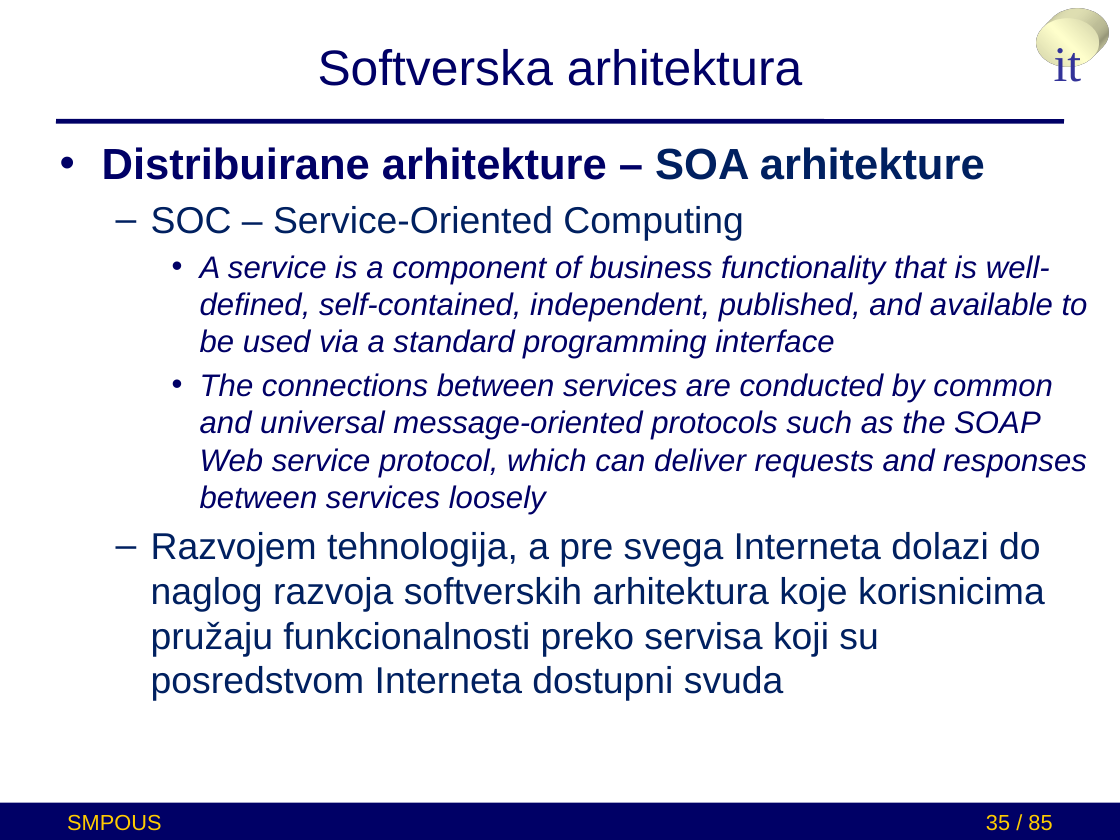
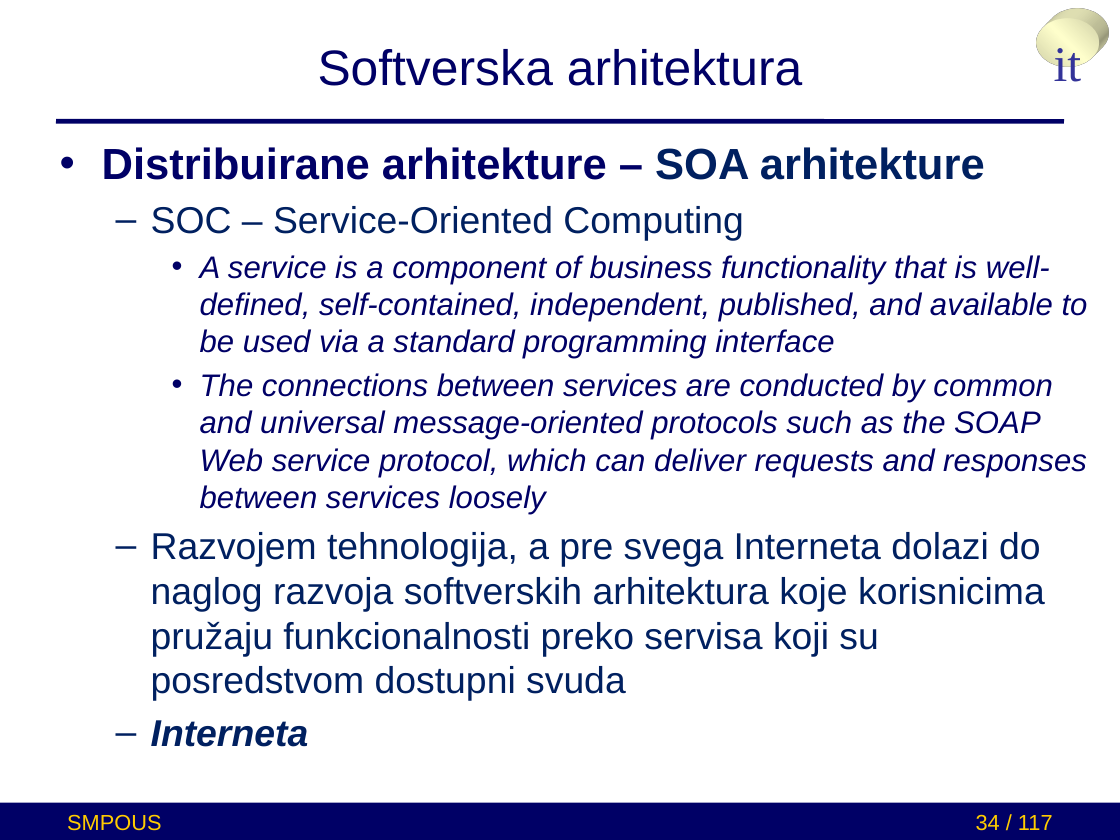
Before and after one commit to brankoterzic/SMPUOS-example-project, a slide deck: slide 34 of presentation_ppx/microservices.pptx (slide 35 before the commit). Drawn at 1120x840 pixels with LibreOffice and Linux fonts; fonts in the diff are those of the drawing. Boxes give left, top, right and bottom in pixels: in the first picture for what was removed or moved away, otherwise in the second. Text is boxed around its words. In the diff, an @@ line names an element or a change of style, - is before the commit and + after.

```diff
--- a/presentation_ppx/microservices.pptx
+++ b/presentation_ppx/microservices.pptx
@@ text at [151, 532, 1045, 747]: text changed @@
-  – Razvojem tehnologija, a pre svega Interneta dolazi do naglog razvoja softverskih arhitektura koje korisnicima pružaju funkcionalnosti preko servisa koji su posredstvom Interneta dostupni svuda
+  – Razvojem tehnologija, a pre svega Interneta dolazi do naglog razvoja softverskih arhitektura koje korisnicima pružaju funkcionalnosti preko servisa koji su posredstvom dostupni svuda
+  – Interneta
@@ page number at [976, 814, 1053, 831]: text changed @@
-35 / 85
+34 / 117
```
Also in this commit, not shown: 90 other slides changed, 1 slide added, 1 slide removed.
